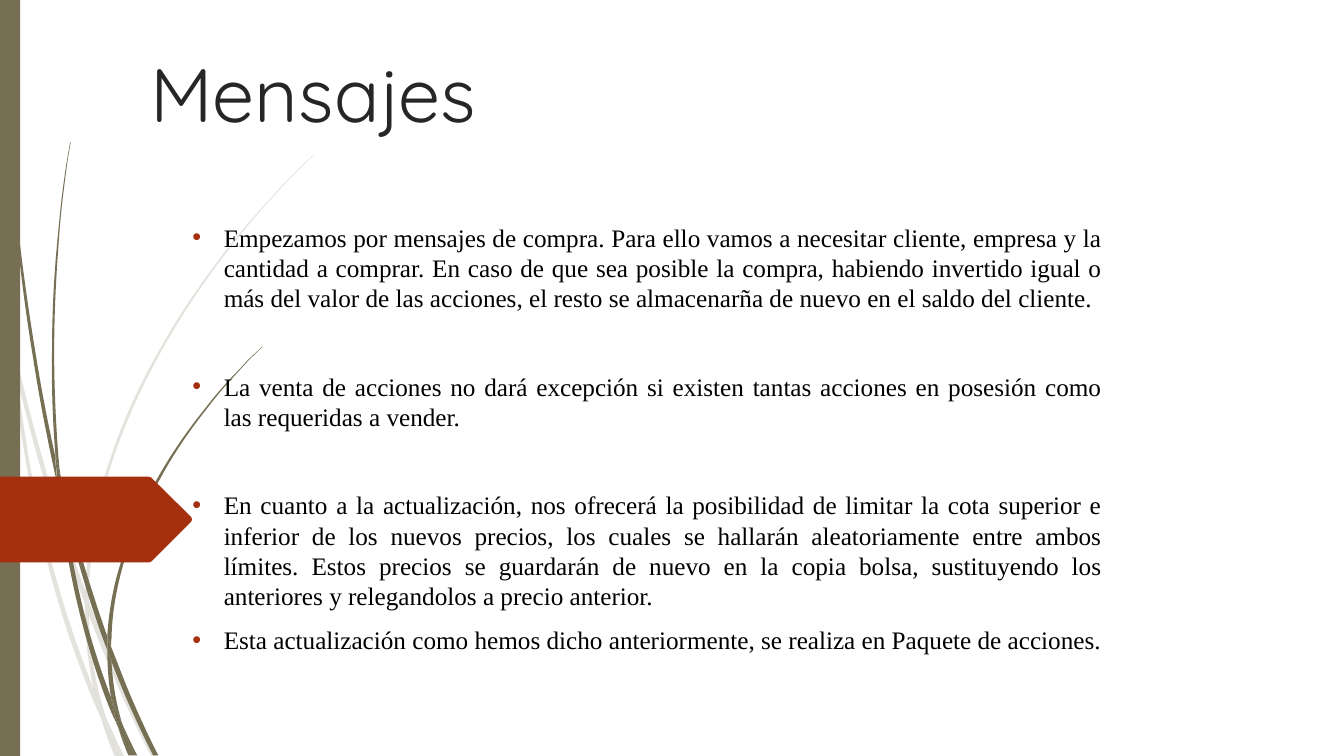
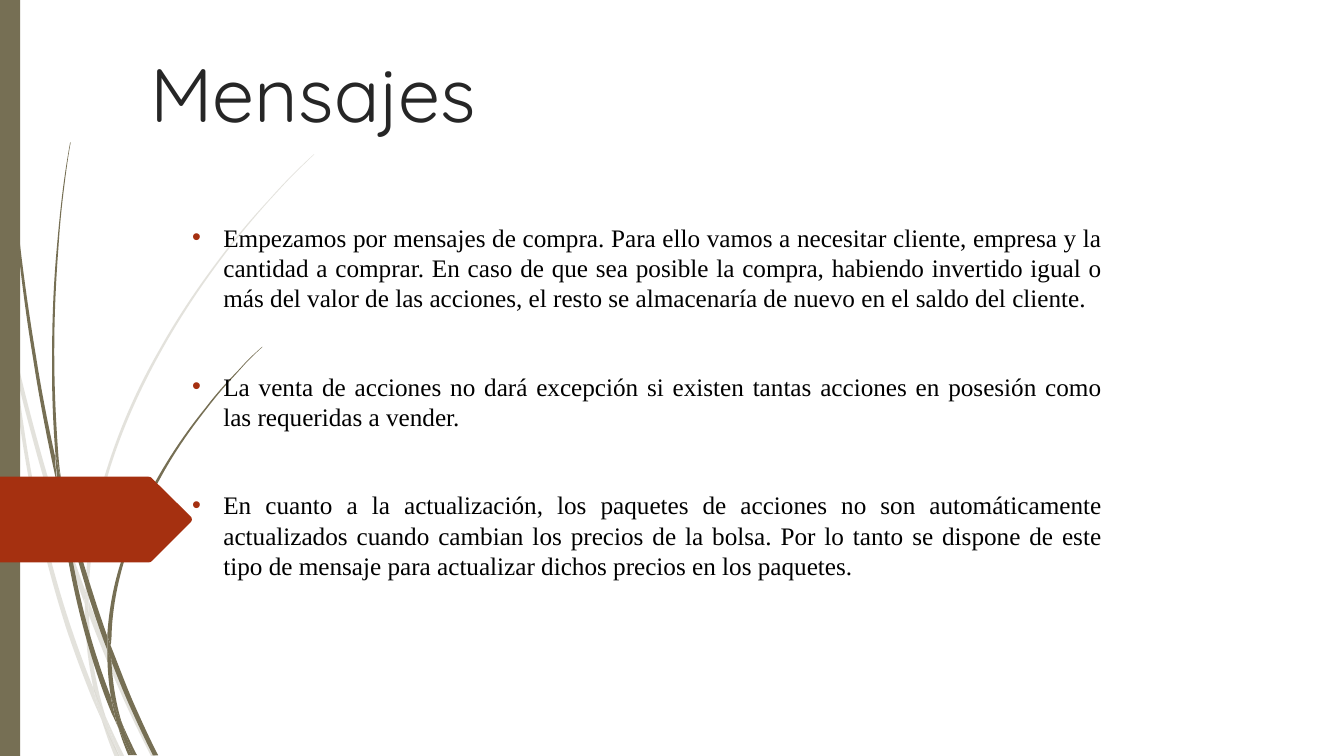
Before and after one commit to LordHansTopo/PrcGrpIDD, a slide deck: slide 9 of Banco de Inversiones.ppt. Drawn at 1344x756 pixels with LibreOffice and Linux fonts; fonts in the diff are those of the drawing; background and template pictures are left out. Boxes give left, top, right and bottom in pixels: in the first picture for what was removed or moved away, otherwise in the second. Text is boxed around its words. In the diff, an @@ line names an element or a change of style, - is before the commit and + after.

```diff
--- a/Banco de Inversiones.ppt
+++ b/Banco de Inversiones.ppt
@@ text at [223, 229, 1102, 311]: text changed @@
-• Empezamos por mensajes de compra. Para ello vamos a necesitar cliente, empresa y la cantidad a comprar. En caso de que sea posible la compra, habiendo invertido igual o más del valor de las acciones, el resto se almacenarña de nuevo en el saldo del cliente.
+• Empezamos por mensajes de compra. Para ello vamos a necesitar cliente, empresa y la cantidad a comprar. En caso de que sea posible la compra, habiendo invertido igual o más del valor de las acciones, el resto se almacenaría de nuevo en el saldo del cliente.
@@ text at [223, 496, 1101, 581]: text changed @@
-• En cuanto a la actualización, nos ofrecerá la posibilidad de limitar la cota superior e inferior de los nuevos precios, los cuales se hallarán aleatoriamente entre ambos límites. Estos precios se guardarán de nuevo en la copia bolsa, sustituyendo los anteriores y relegandolos a precio anterior.
-• Esta actualización como hemos dicho anteriormente, se realiza en Paquete de acciones.
+• En cuanto a la actualización, los paquetes de acciones no son automáticamente actualizados cuando cambian los precios de la bolsa. Por lo tanto se dispone de este tipo de mensaje para actualizar dichos precios en los paquetes.
@@ outline redrawn in 13 elements at [14, 348, 86, 603], [11, 353, 102, 719], [86, 154, 314, 600], [3, 0, 57, 485], [111, 646, 158, 755], [57, 481, 118, 726], [55, 452, 64, 509], [107, 347, 262, 646], [107, 650, 122, 724], [111, 696, 134, 755], [89, 600, 155, 756], [123, 724, 137, 756], [118, 727, 131, 755] @@
```
Also in this commit, not shown: 11 other slides changed.
